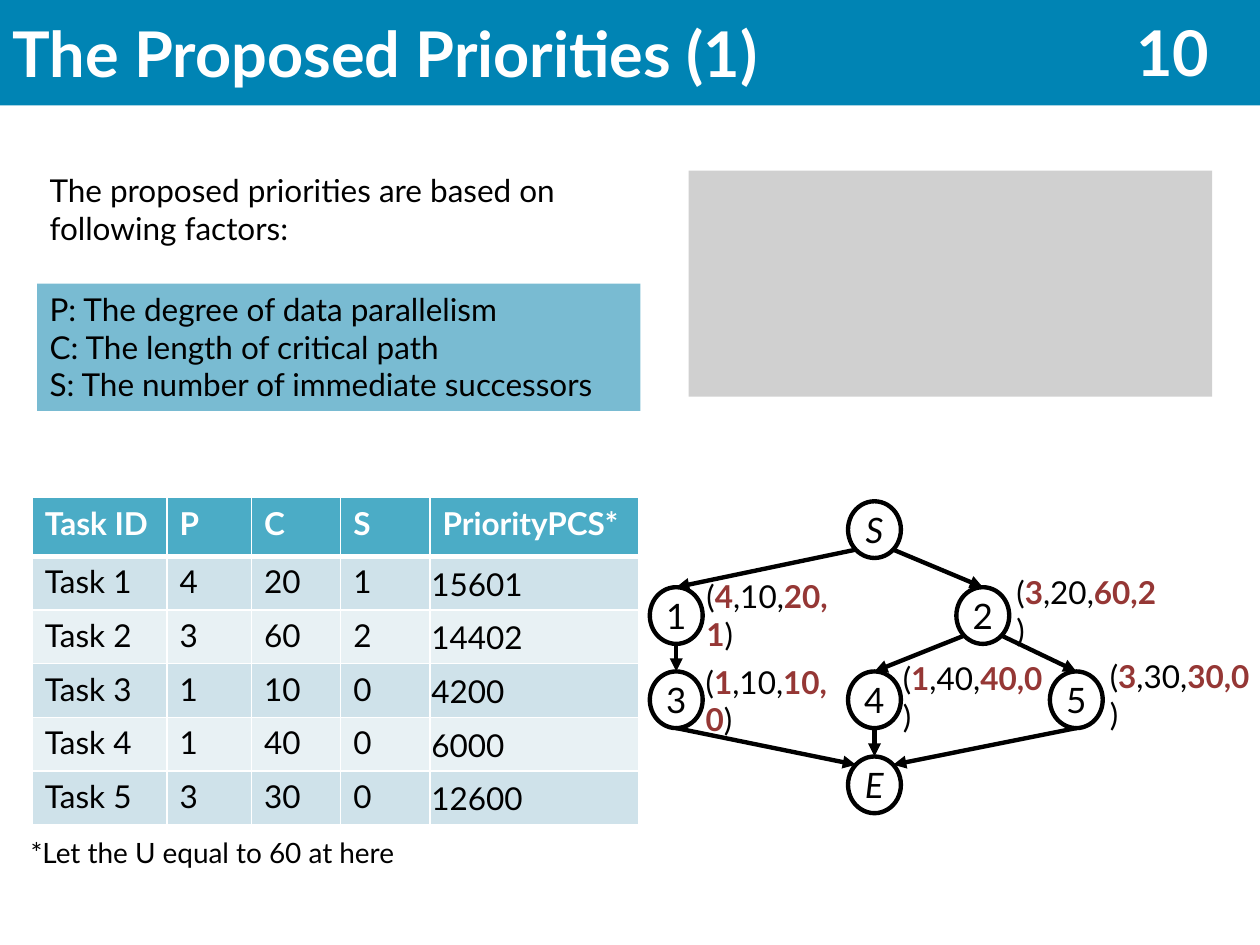
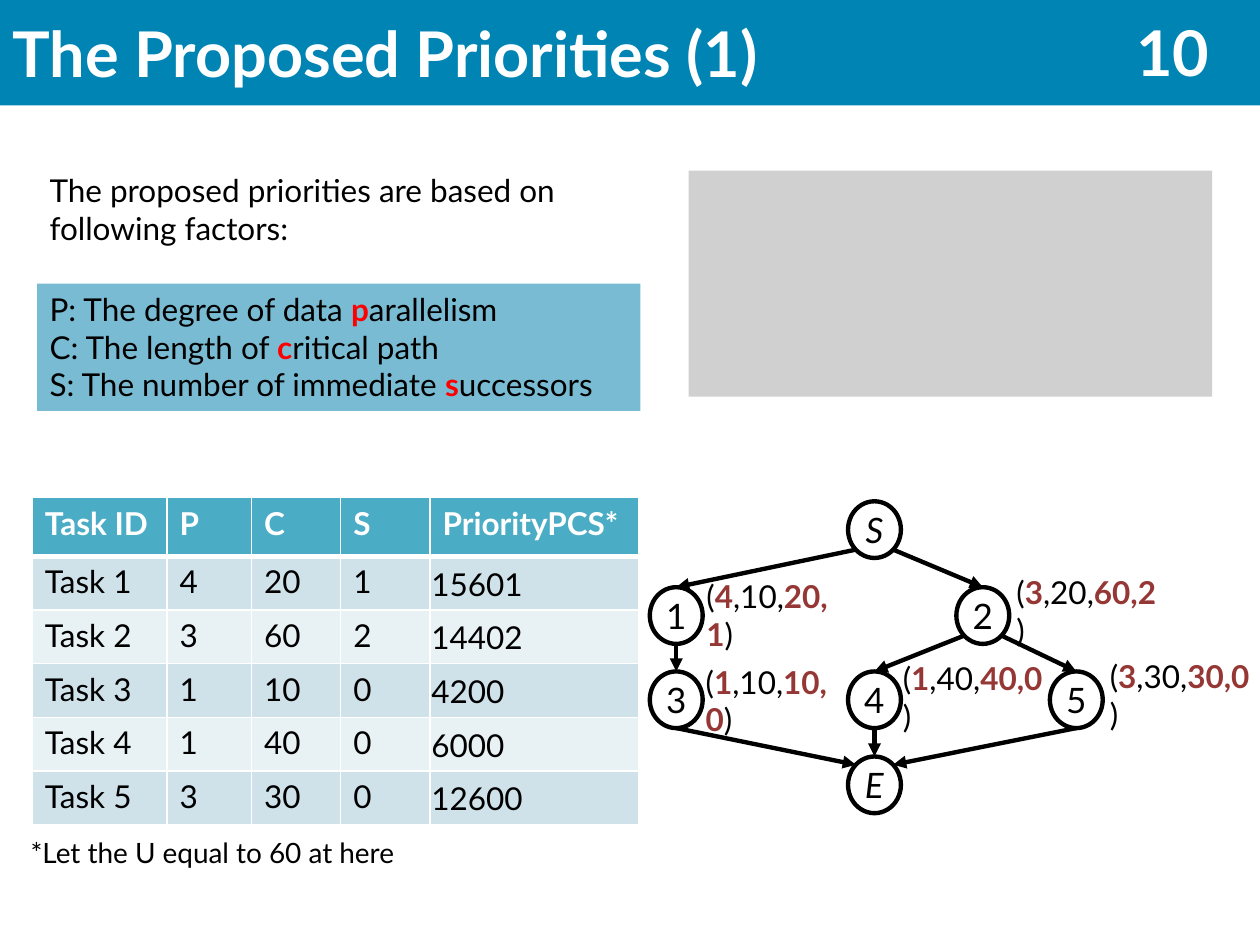
Before and after one commit to scomup/Genetic_Scheduler, a slide deck: slide 11 of PPT.pptx. Drawn at 1260x945 pixels with LibreOffice and Linux fonts; fonts in the diff are those of the drawing; grey boxes stand for pictures. Boxes give left, top, right and bottom in pixels: in the first picture for what was removed or moved away, otherwise in the second. Text is boxed around its words. In the diff, an @@ line names an element or a change of style, - is before the commit and + after.

```diff
--- a/PPT.pptx
+++ b/PPT.pptx
@@ rectangle "P: The degree of data ..." at bbox=[37, 284, 640, 411]: text colour #000000 to #FF0000, bold on in "parallelism", "critical", "successors" @@
```
Also in this commit, not shown: 4 other slides changed.
